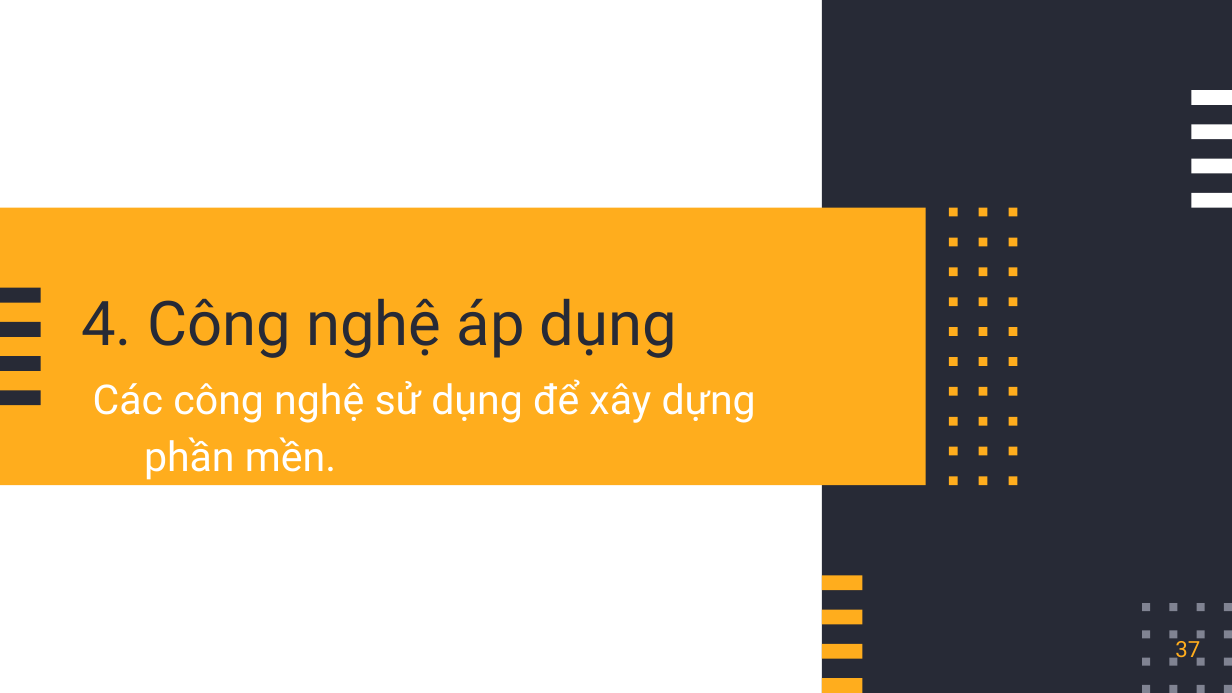
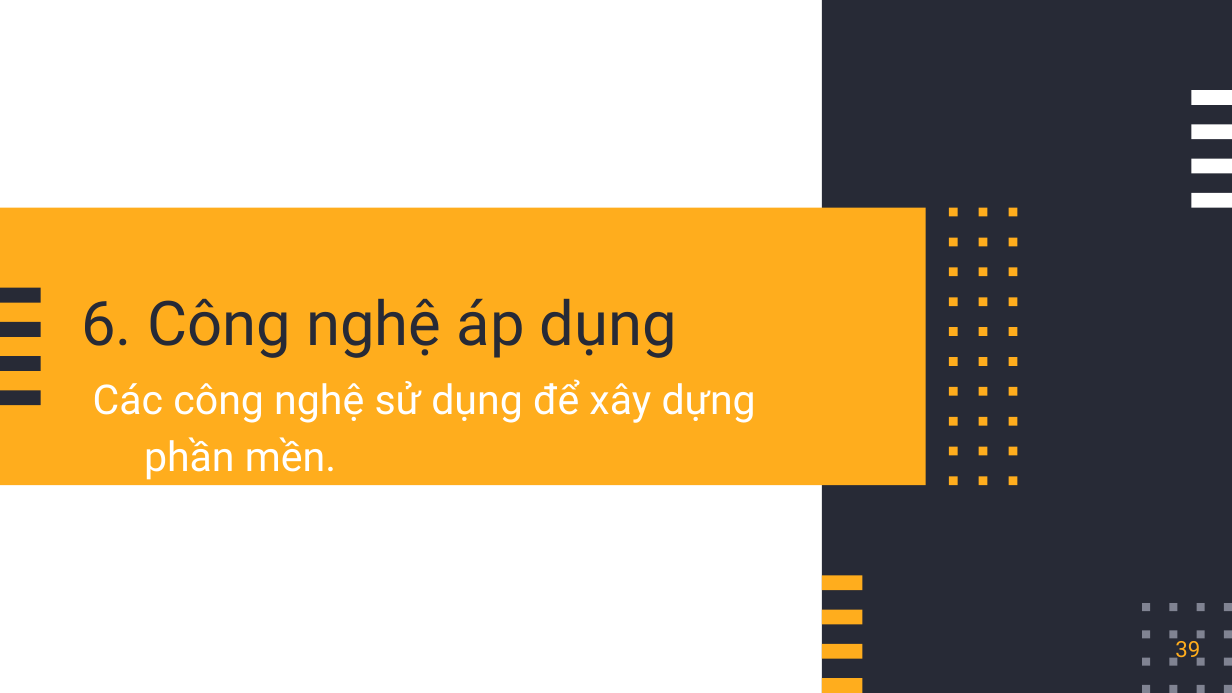
Before and after one commit to doitino/DoAn_CNPM_QuanLyGiangVien, a slide deck: slide 39 of nhom1.pptx (slide 37 before the commit). Drawn at 1232x693 pixels with LibreOffice and Linux fonts; fonts in the diff are those of the drawing. Boxes give left, top, right and bottom in pixels: in the first picture for what was removed or moved away, otherwise in the second. Text is boxed around its words. In the diff, an @@ line names an element or a change of style, - is before the commit and + after.

```diff
--- a/nhom1.pptx
+++ b/nhom1.pptx
@@ title at bbox=[81, 298, 677, 358]: text changed @@
-4. Công nghệ áp dụng
+6. Công nghệ áp dụng
@@ page number at bbox=[1175, 637, 1200, 664]: text changed @@
-37
+39
```
Also in this commit, not shown: 2 other slides changed, 1 slide added, 2 slides removed.
